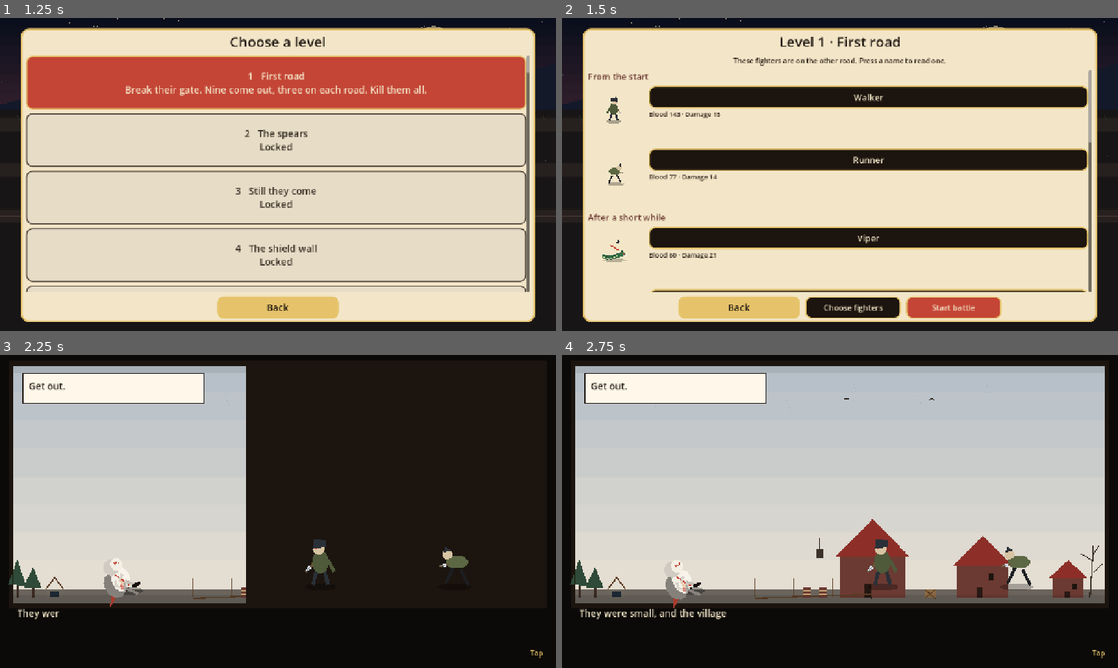
Above: before the commit, frames 1-4 (two rows, left to right).
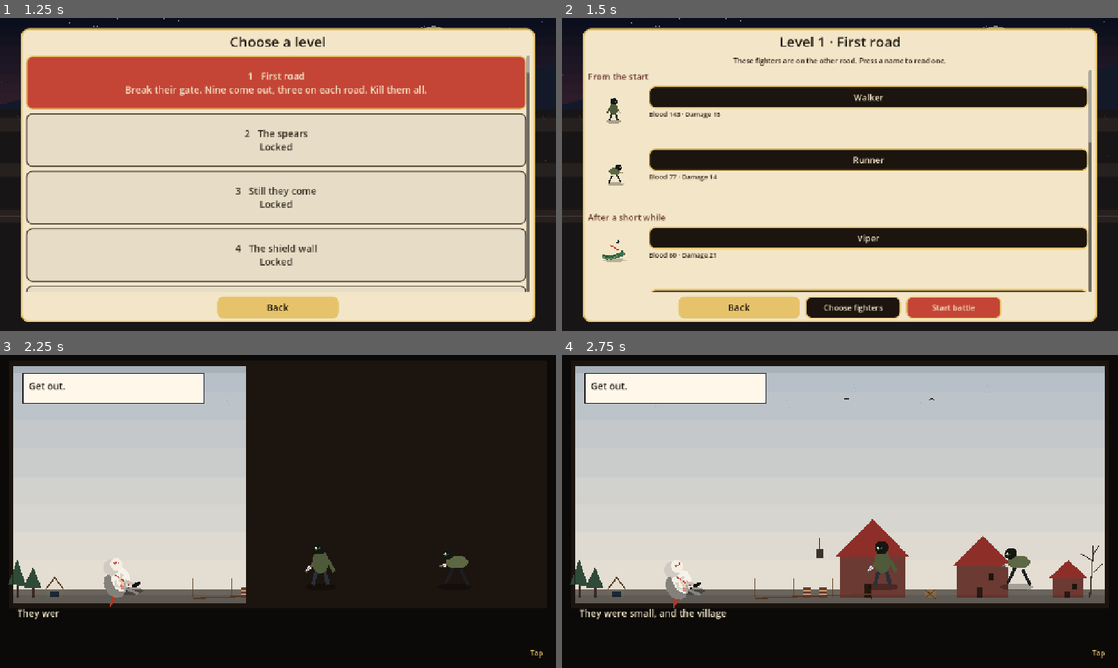
Above: after the commit, the same moments.

Repository: thomakhy025-code/n-vs-z
Game: Godot game, scene res://scenes/main.tscn
Two runs of this game, one before a commit and one after it. Both use one fixed random seed, a clock stepped at 60 frames per second and the inputs below.
Inputs:
- Up to frame 1 (1.25 s): click "Play" at 0.5 s
- Up to frame 2 (1.5 s): click "1 First road Break their gate…" at 1.25 s
- Up to frame 3 (2.25 s): click "Start battle" at 2 s
- Up to frame 4 (2.75 s): no input

Frame 1 is identical in both runs. In frame 2, less than 0.1% of the frame differs, in the area x 7-11%, y 25-77%; in frame 3, 0.2%; in frame 4, 0.2%, in the area x 56-82%, y 58-66%.

Commit message:
Keep the player's ninja colours, and give the other side its own scarier wrap.
Co-authored-by: Cursor <cursoragent@cursor.com>

Diff:
--- a/scripts/battle_unit.gd
+++ b/scripts/battle_unit.gd
@@ -81,13 +81,13 @@
 	hp = max_hp
 	attack_reach = float(entry["reach"])
 	look = Painter.look(str(entry["paint"]))
-	if battle != null and not battle.duel:
+	if battle != null and not battle.duel and side != 0:
 		var faction := ""
 		if battle.rules is Dictionary:
 			faction = str(battle.rules.get("faction", ""))
 		if bool(entry.get("trial", false)) or faction == "monster":
 			look = Painter.as_monster(look)
-		elif faction == "human" and not Painter.is_human_body(str(entry.get("paint", ""))):
+		elif faction == "human":
 			look = Painter.as_human(look)
 	attack_timer = 0.55 if role == "berserker" or role == "aoe" else 0.22
 	if role == "suicide":
--- a/scripts/main.gd
+++ b/scripts/main.gd
@@ -3260,6 +3260,8 @@
 			origin_y = size.y - 4.0 - foot_y * zoom
 		var origin := Vector2(size.x * 0.46, origin_y)
 		var look: Dictionary = Painter.look_as(kind, sheet, false)
+		if not Painter.wears_own(kind):
+			look = Painter.dress_foe(look)
 		draw_set_transform(origin, 0.0, Vector2(zoom, zoom))
 		Painter.paint_local(self, look, {
 			"phase": "model",
--- a/scripts/painter.gd
+++ b/scripts/painter.gd
@@ -7,19 +7,34 @@
 
 static func as_monster(look: Dictionary) -> Dictionary:
 	var row := look.duplicate()
-	row["skin"] = Color("9aa884")
-	row["cloth"] = Color("242c22")
-	row["trim"] = Color("7dce6a")
+	row["skin"] = Color("8d9a7a")
+	row["cloth"] = Color("141816")
+	row["trim"] = Color("5d7a48")
+	row["faction"] = "cursed"
 	row["horns"] = true
+	row["sash"] = false
 	return row
 
 
 static func as_human(look: Dictionary) -> Dictionary:
 	var row := look.duplicate()
-	row["cloth"] = Color("3e4654")
-	row["trim"] = Color("c44536")
+	row["skin"] = Color("cbb8a6")
+	row["cloth"] = Color("241418")
+	row["trim"] = Color("8e2430")
+	row["faction"] = "clan"
 	row["sash"] = true
+	row["horns"] = false
 	return row
+
+
+static func wears_own(kind: String) -> bool:
+	return kind == "sword" or kind == "archer" or kind == "shield" or kind == "saber" or kind == "lancer" or kind == "berserker" or kind == "horse" or kind == "suicide" or kind == "assassin" or kind == "heal" or kind == "level" or kind == "hero"
+
+
+static func dress_foe(look: Dictionary) -> Dictionary:
+	if is_human_body(str(look.get("paint", ""))):
+		return as_human(look)
+	return as_monster(look)
 
 
 static func look(kind: String) -> Dictionary:
@@ -2075,6 +2090,21 @@
 		if weapon == "axe":
 			_line(ci, at + Vector2(-2.0, -6.0), at + Vector2(2.0, -2.0), cloth.lightened(0.1), 1.6)
 		return
+	if faction == "clan" or faction == "cursed":
+		var mask := Color("161214") if faction == "clan" else Color("121614")
+		var slit := Color("8e2430") if faction == "clan" else Color("3d5a32")
+		var eye := Color("e23b3b") if faction == "clan" else Color("d6f5a8")
+		_ellipse(ci, at + Vector2(-4.0, 1.0), 8.2, 8.4, cloth.darkened(0.28))
+		_ellipse(ci, at + Vector2(2.4, 0.2), 6.4, 7.0, mask)
+		_line(ci, at + Vector2(0.4, -1.2), at + Vector2(6.2, -1.0), slit, 2.2)
+		if phase == "hurt" or phase == "fall":
+			_line(ci, at + Vector2(1.2, -1.6), at + Vector2(5.4, -0.4), Color(0.9, 0.9, 0.85), 1.4)
+		else:
+			_dot(ci, at + Vector2(4.2, -1.6), 1.15, eye)
+		if helm == "crest" or weapon == "polearm":
+			_line(ci, at + Vector2(0.0, -6.0), at + Vector2(1.0, -16.0), trim, 2.4)
+			_ellipse(ci, at + Vector2(1.0, -16.0), 3.2, 2.2, trim)
+		return
 	if helm == "bare":
 		_ellipse(ci, at + Vector2(-1.0, -2.0), 7.6, 4.2, cloth.darkened(0.2))
 		_ellipse(ci, at + Vector2(1.4, 1.6), 6.4, 6.2, skin)
@@ -2463,9 +2493,9 @@
 
 
 static func _beast_howler(ci: CanvasItem, phase: String, chop: float, step: float, hang: float) -> void:
-	var fur := Color("6b4630")
-	var belly := Color("c4a070")
-	var face := Color("e7d2b0")
+	var fur := Color("4a3428")
+	var belly := Color("6a5344")
+	var face := Color("5c4a3c")
 	_ellipse(ci, Vector2(2, 20), 18, 4.4, Color(0, 0, 0, 0.3))
 	var hold := Vector2(-4, -22)
 	var swing := Vector2(16, 4)
@@ -2490,7 +2520,7 @@
 		_arc(ci, swing, 11.0, -1.1, 0.7, 10, Color(0.93, 0.78, 0.42, 0.75), 2.6)
 	_ellipse(ci, Vector2(8, -12), 10, 9, fur)
 	_ellipse(ci, Vector2(14, -11), 6.2, 4.6, face)
-	_dot(ci, Vector2(16.5, -12), 1.4, Color("1a140c"))
+	_dot(ci, Vector2(16.5, -12), 1.4, Color("d6f5a8"))
 	_poly(ci, PackedVector2Array([Vector2(2, -18), Vector2(-1, -28), Vector2(6, -16)]), fur)
 	_poly(ci, PackedVector2Array([Vector2(10, -18), Vector2(14, -27), Vector2(16, -14)]), fur.darkened(0.12))
 	_line(ci, Vector2(-10, 6), Vector2(-18, 12), fur.darkened(0.15), 3.4)
@@ -2498,7 +2528,7 @@
 
 static func _beast_viper(ci: CanvasItem, phase: String, chop: float, step: float, clock: float) -> void:
 	var scale_c := Color("2f6a45")
-	var belly := Color("d5e2a4")
+	var belly := Color("8a9a62")
 	var lunge := 0.0
 	if phase == "act":
 		lunge = maxf(chop, 0.0) * 7.0
@@ -2615,7 +2645,7 @@
 
 static func _beast_reaver(ci: CanvasItem, phase: String, chop: float, step: float) -> void:
 	var cloth := Color("3a1818")
-	var skin := Color("c9a888")
+	var skin := Color("6a5c50")
 	var horn := Color("e6c36a")
 	var steel := Color("d5dde6")
 	_ellipse(ci, Vector2(0, 20), 15, 4.0, Color(0, 0, 0, 0.28))
@@ -2632,8 +2662,8 @@
 	_ellipse(ci, Vector2(4, -15), 5.5, 5.2, skin.darkened(0.08))
 	_line(ci, Vector2(-1, -22), Vector2(-6, -32), horn, 2.8)
 	_line(ci, Vector2(6, -22), Vector2(11, -32), horn, 2.8)
-	_dot(ci, Vector2(2, -15), 1.25, Color("f0c14a"))
-	_dot(ci, Vector2(6.5, -15), 1.25, Color("f0c14a"))
+	_dot(ci, Vector2(2, -15), 1.25, Color("d6f5a8"))
+	_dot(ci, Vector2(6.5, -15), 1.25, Color("d6f5a8"))
 	var along := 0.35
 	if phase == "act":
 		along = clampf(chop * 0.5 + 0.55, 0.0, 1.0)
@@ -2706,9 +2736,8 @@
 
 
 static func _court_person(ci: CanvasItem, cloth: Color, trim: Color, step: float) -> Vector2:
-	var skin := Color("e7c2a4")
 	var boot := Color("1c1e22")
-	var helm := Color("2a3038")
+	var hood := cloth.darkened(0.42)
 	_ellipse(ci, Vector2(0, 18), 16, 4.2, Color(0, 0, 0, 0.28))
 	_line(ci, Vector2(-5, 4), Vector2(-7 + step * 4.0, 16), boot, 4.2)
 	_line(ci, Vector2(5, 4), Vector2(7 - step * 4.0, 16), boot, 4.2)
@@ -2738,15 +2767,16 @@
 	]), cloth.darkened(0.18))
 	_line(ci, Vector2(-8, -8), Vector2(8, 2), trim, 2.0)
 	_box(ci, Rect2(-14, -6, 5, 8), Color("1a1e22"))
-	_ellipse(ci, Vector2(1, -32), 7.2, 7.4, skin)
-	_poly(ci, PackedVector2Array([
-		Vector2(-8, -34),
-		Vector2(9, -34),
-		Vector2(8, -44),
-		Vector2(-7, -46),
-	]), helm)
-	_line(ci, Vector2(-6, -34), Vector2(7, -34), Color("111418"), 2.4)
-	_dot(ci, Vector2(5.4, -33), 1.1, Color("d7e6f2"))
+	_ellipse(ci, Vector2(-1.4, -33.0), 8.6, 8.8, hood)
+	_ellipse(ci, Vector2(2.6, -31.4), 6.2, 6.8, Color("161214"))
+	_line(ci, Vector2(-0.2, -32.6), Vector2(6.6, -31.4), Color("8e2430"), 2.2)
+	_dot(ci, Vector2(5.2, -33.2), 1.15, Color("e23b3b"))
+	_poly(ci, PackedVector2Array([
+		Vector2(-5, -26),
+		Vector2(2, -27),
+		Vector2(0, -18),
+		Vector2(-9, -16),
+	]), trim.darkened(0.12))
 	return Vector2(1, -14)
 
 
@@ -3056,14 +3086,10 @@
 	_line(ci, Vector2(4, 0), Vector2(8 - step * 6.0, 16), plate, 4.0)
 	_ellipse(ci, Vector2(0, -8), 9, 12, hide)
 	_line(ci, Vector2(-8, -10), Vector2(-14, 2), hide, 3.4)
-	_ellipse(ci, Vector2(2, -22), 6.2, 6.4, Color("d7c4a2"))
-	_poly(ci, PackedVector2Array([
-		Vector2(-6, -24),
-		Vector2(8, -22),
-		Vector2(7, -32),
-		Vector2(-5, -31),
-	]), plate)
-	_dot(ci, Vector2(5, -22), 1.2, Color("e24b3b"))
+	_ellipse(ci, Vector2(0.6, -23.2), 7.2, 7.0, Color("1a1614"))
+	_ellipse(ci, Vector2(2.4, -21.6), 5.2, 5.4, Color("121614"))
+	_line(ci, Vector2(0.4, -22.4), Vector2(5.6, -21.4), Color("3d5a32"), 1.8)
+	_dot(ci, Vector2(4.6, -22.8), 1.1, Color("d6f5a8"))
 	var hand := Vector2(8, -6)
 	var tip := hand + Vector2(8, 8)
 	if phase == "act":
@@ -3079,12 +3105,10 @@
 	_line(ci, Vector2(-2, 0), Vector2(-10 + step * 6.0, 16), Color("1c1e22"), 3.2)
 	_line(ci, Vector2(6, -2), Vector2(14 - step * 4.0, 14), Color("1c1e22"), 3.2)
 	_ellipse(ci, Vector2(lean, -8), 12, 7, hide)
-	_ellipse(ci, Vector2(lean + 10, -16), 5.5, 5.0, Color("d7c4a2"))
-	_poly(ci, PackedVector2Array([
-		Vector2(lean + 6, -20),
-		Vector2(lean + 14, -18),
-		Vector2(lean + 12, -24),
-	]), Color("2a3038"))
+	_ellipse(ci, Vector2(lean + 8.2, -17.2), 6.4, 6.0, Color("1a1614"))
+	_ellipse(ci, Vector2(lean + 10.4, -15.6), 4.6, 4.4, Color("121614"))
+	_line(ci, Vector2(lean + 8.4, -16.2), Vector2(lean + 13.2, -15.2), Color("3d5a32"), 1.6)
+	_dot(ci, Vector2(lean + 12.4, -16.6), 1.0, Color("d6f5a8"))
 	var tip := Vector2(lean + 18.0 + clampf(chop, 0.0, 1.0) * 8.0, -4)
 	_court_blade(ci, Vector2(lean + 8, -6), tip)
 
@@ -3106,7 +3130,10 @@
 		Vector2(24, -22),
 		Vector2(8, -14),
 	]), iron)
-	_ellipse(ci, Vector2(2, -24), 8, 8, Color("c4a070"))
+	_ellipse(ci, Vector2(0.4, -25.2), 9.2, 8.8, Color("1a1214"))
+	_ellipse(ci, Vector2(2.6, -23.4), 6.4, 6.2, Color("2a1418"))
+	_line(ci, Vector2(0.2, -24.2), Vector2(6.4, -23.0), Color("8e2430"), 2.0)
+	_dot(ci, Vector2(5.2, -24.6), 1.25, Color("e23b3b"))
 	_poly(ci, PackedVector2Array([
 		Vector2(-4, -30),
 		Vector2(-12, -42),
@@ -3117,7 +3144,6 @@
 		Vector2(14, -42),
 		Vector2(2, -32),
 	]), Color("e6c36a"))
-	_dot(ci, Vector2(5, -24), 1.3, Color("1a120e"))
 	var grip := Vector2(10, -4)
 	var tip := grip + Vector2(8.0, -22.0 + clampf(chop, 0.0, 1.0) * 28.0)
 	if phase != "act":
@@ -3143,9 +3169,9 @@
 	_ellipse(ci, Vector2(16, -14 - flap * 0.3), 10, 6, wing)
 	_ellipse(ci, Vector2(22, -4 + flap * 0.2), 7, 4, membrane)
 	_ellipse(ci, Vector2(2, -2), 5.5, 11, body)
-	_ellipse(ci, Vector2(8, -12), 4.2, 4.0, Color("e7d2b0"))
-	_dot(ci, Vector2(9.2, -12.4), 1.05, Color("1a120e"))
-	_dot(ci, Vector2(7.2, -13.2), 0.7, Color("1a120e"))
+	_ellipse(ci, Vector2(6.6, -13.0), 5.0, 4.6, Color("2a221c"))
+	_ellipse(ci, Vector2(8.2, -11.6), 3.4, 3.2, Color("1a1614"))
+	_dot(ci, Vector2(9.4, -12.2), 1.0, Color("d6f5a8"))
 	_line(ci, Vector2(6, -14), Vector2(12, -18), Color("2a2420"), 1.3)
 	_line(ci, Vector2(7, -13), Vector2(13, -15), Color("2a2420"), 1.3)
 	var sting := Vector2(2, 12)
@@ -3168,10 +3194,11 @@
 		Vector2(8, 6),
 		Vector2(-10, 8),
 	]), coat)
-	_ellipse(ci, Vector2(4, -24), 6.5, 6.2, Color("e6d3c0"))
+	_ellipse(ci, Vector2(2.4, -25.2), 7.4, 6.8, Color("1a1614"))
+	_ellipse(ci, Vector2(4.2, -23.6), 5.0, 4.6, Color("3a342e"))
+	_line(ci, Vector2(2.2, -24.2), Vector2(7.0, -23.4), Color("9a8c80"), 1.6)
+	_dot(ci, Vector2(6.2, -24.6), 1.1, Color("f4efe4"))
 	_ellipse(ci, Vector2(4, -30), 7.0, 3.4, hair)
-	_line(ci, Vector2(1, -24), Vector2(7, -24), hair, 1.4)
-	_dot(ci, Vector2(6, -24), 1.1, Color("f4efe4"))
 	var grip := Vector2(-6, 0)
 	var tip := grip + Vector2(-4, 14)
 	if phase == "act":
@@ -3181,8 +3208,8 @@
 
 
 static func _beast_glut(ci: CanvasItem, phase: String, chop: float, step: float, pose: Dictionary) -> void:
-	var hide := Color("8a5a3a")
-	var belly := Color("e7c2a4")
+	var hide := Color("6a4030")
+	var belly := Color("8a705c")
 	var sit := float(pose.get("sit", 0.0))
 	var drop := 10.0 if sit > 0.05 else 0.0
 	_ellipse(ci, Vector2(2, 20), 24, 5, Color(0, 0, 0, 0.32))
@@ -3195,8 +3222,9 @@
 	_ellipse(ci, Vector2(0, 2 + drop), 20, 13, hide)
 	_ellipse(ci, Vector2(2, 4 + drop), 14, 10, belly)
 	_line(ci, Vector2(-16, -2 + drop), Vector2(-24, 6 + drop), hide, 4.0)
-	_ellipse(ci, Vector2(6, -14 + drop), 9, 8, Color("e7d2b0"))
-	_dot(ci, Vector2(9, -15 + drop), 1.15, Color("1a120e"))
+	_ellipse(ci, Vector2(4.4, -15.2 + drop), 10.0, 8.6, Color("1a1614"))
+	_ellipse(ci, Vector2(6.6, -13.6 + drop), 6.8, 6.0, Color("2a221c"))
+	_dot(ci, Vector2(9.2, -14.6 + drop), 1.15, Color("d6f5a8"))
 	var open := sit > 0.05 or (phase == "act" and chop > 0.15)
 	if open:
 		_ellipse(ci, Vector2(16, -8 + drop), 8, 7, Color("6a2030"))
Not shown, changed: docs/index.pck
Not shown, added: docs/nvs-3198964.pck
